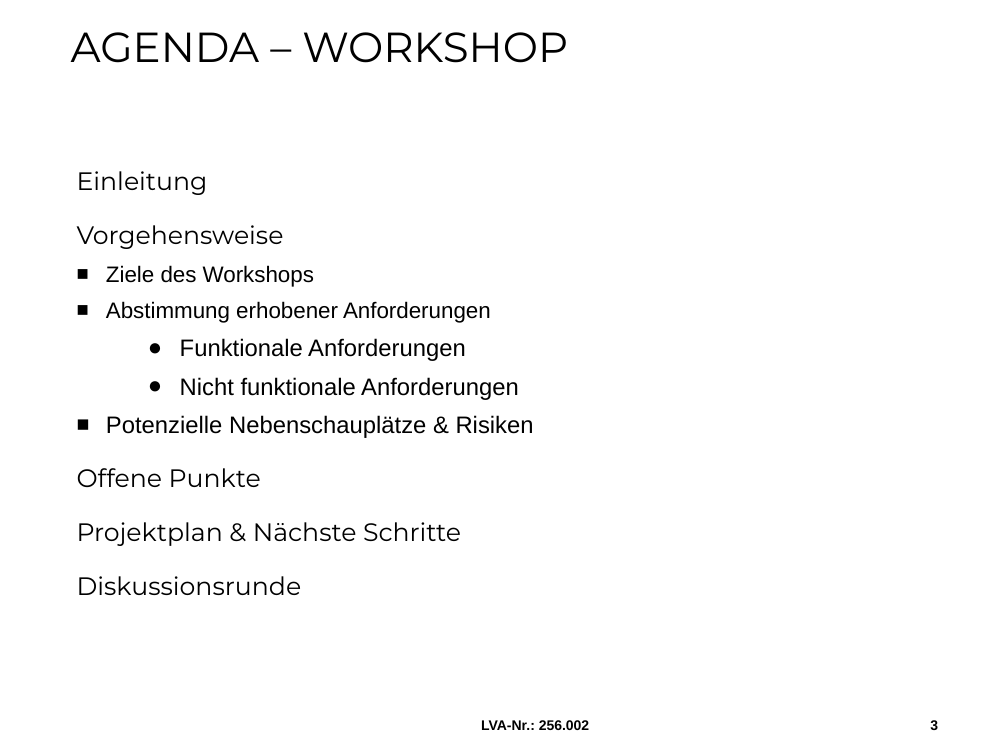
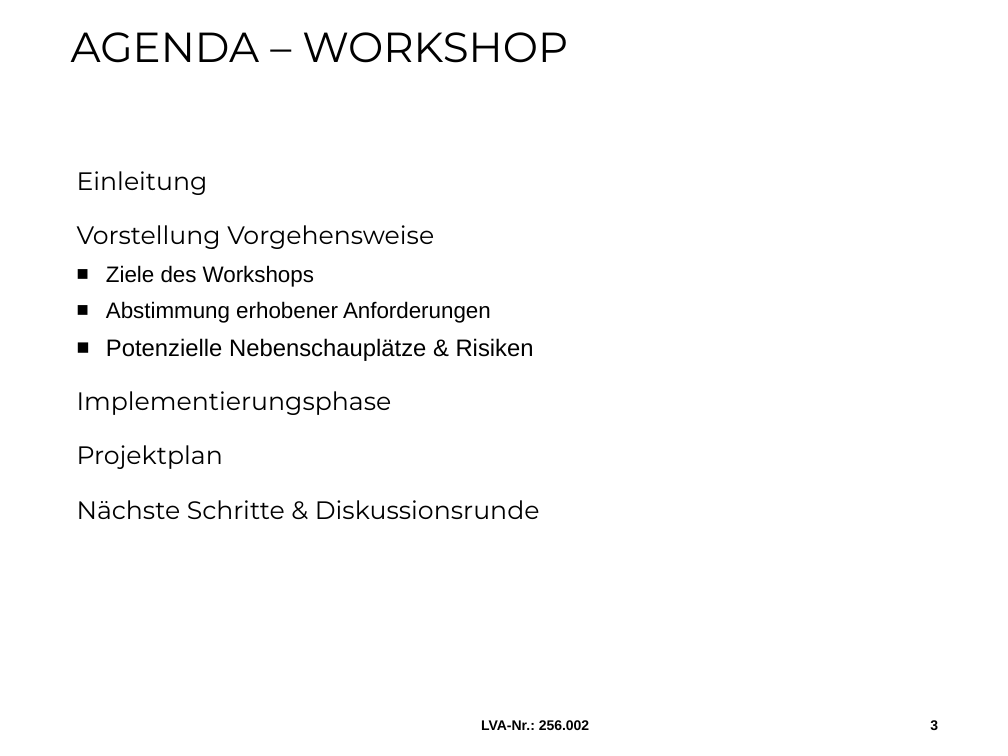
Before and after one commit to MilosTomic123/IT_Projekt_SS19, a slide deck: slide 3 of Arbeitsdokumente/190522_Workshop.pptx. Drawn at 1008x756 pixels with LibreOffice and Linux fonts; fonts in the diff are those of the drawing; background and template pictures are left out. Boxes give left, top, right and bottom in pixels: in the first picture for what was removed or moved away, otherwise in the second. Text is boxed around its words. In the diff, an @@ line names an element or a change of style, - is before the commit and + after.

```diff
--- a/Arbeitsdokumente/190522_Workshop.pptx
+++ b/Arbeitsdokumente/190522_Workshop.pptx
@@ text at (77, 225, 434, 249): text changed @@
-Vorgehensweise
+Vorstellung Vorgehensweise
@@ text at (180, 338, 519, 400): paragraphs removed @@
-    ● Funktionale Anforderungen
-    ● Nicht funktionale Anforderungen
@@ text at (77, 391, 540, 519): text changed @@
-Offene Punkte
-Projektplan & Nächste Schritte
-Diskussionsrunde
+Implementierungsphase
+Projektplan
+Nächste Schritte & Diskussionsrunde
```
Also in this commit, not shown: 6 other slides changed, 1 slide removed.
